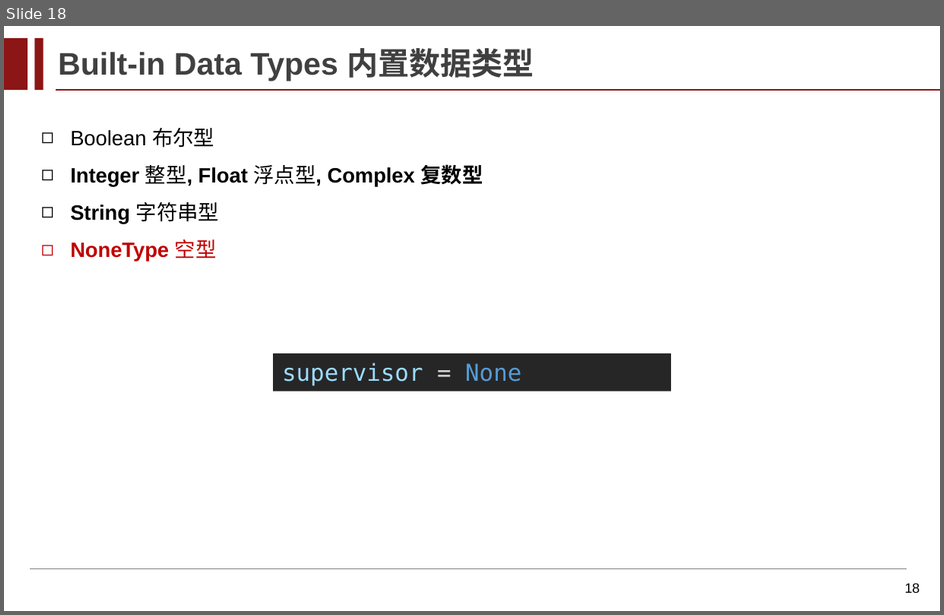
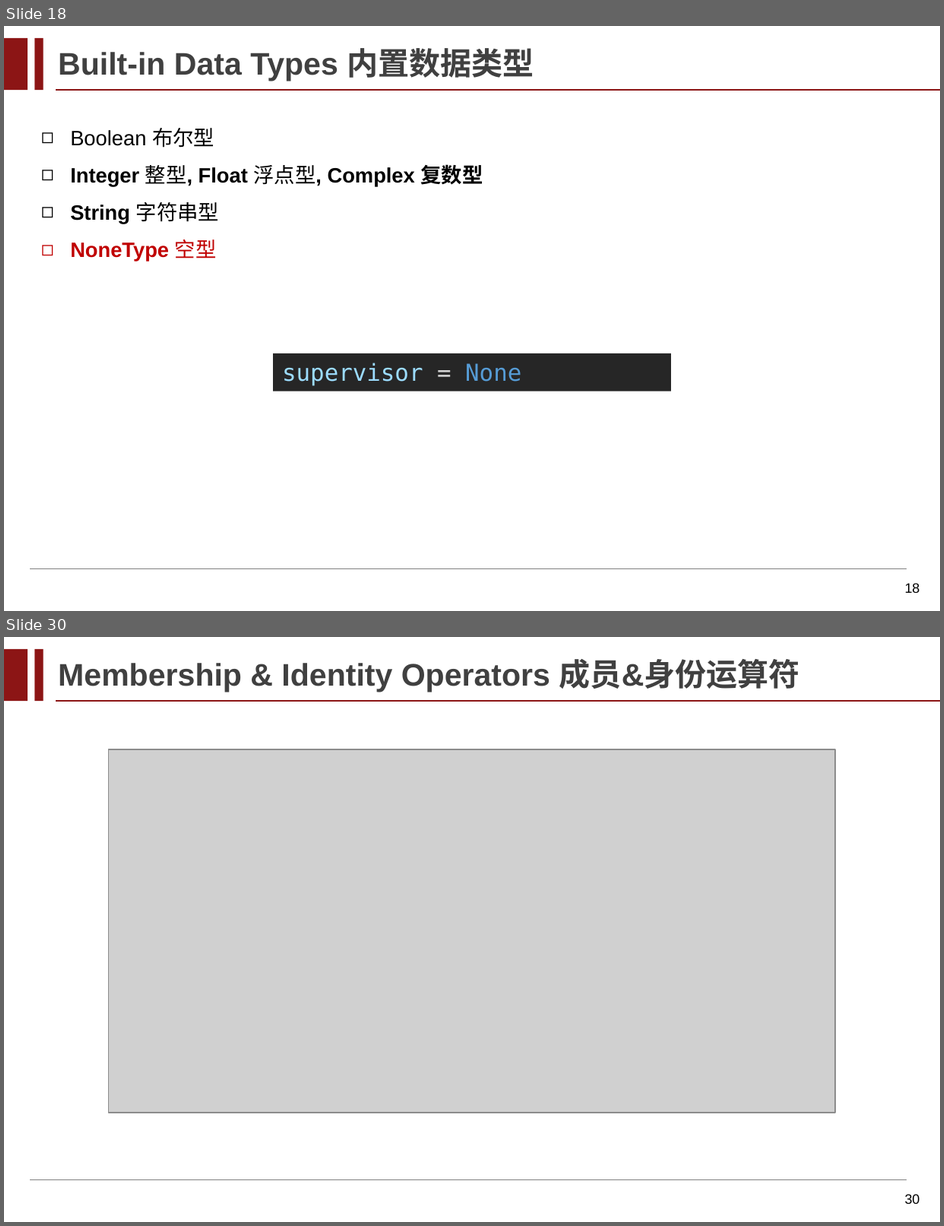
Before and after one commit to Peng-shhe/Advanced-Programming, a slide deck: 课件/Lecture_03_Data_Types_and_Expression.pptx. Shown one above the other, each under a label of ours: slide 18 before the commit, slides 18 and 30 after it; the slides between them are not shown. The pictures are 944x615 and 944x1226 pixels, drawn with LibreOffice and Linux fonts; fonts in the diff are those of the drawing; grey boxes stand for pictures; background and template pictures are left out. Boxes give left, top, right and bottom in pixels: in the first picture for what was removed or moved away, otherwise in the second. Text is boxed around its words. In the diff, an @@ line names an element or a change of style, - is before the commit and + after.

```diff
--- a/课件/Lecture_03_Data_Types_and_Expression.pptx
+++ b/课件/Lecture_03_Data_Types_and_Expression.pptx
@@ slide 30 added at (4,637,940,1222), background #FFFFFF; not listed: 4 template elements that a slide beside it also shows @@
@@ text added at (58,659,800,692), 24 pt, text #404040, bold @@
+Membership & Identity Operators 成员&身份运算符
@@ picture added at (109,749,835,1113) @@
@@ rectangle added at (642,1136,804,1173), fill #FFFFFF, outline #FFFFFF 2 pt @@
@@ page number added at (905,1194,921,1204), 10.5 pt, text #000000 @@
+30
```
Also in this commit, not shown: 6 slides changed, 15 other slides added, 3 other files.
